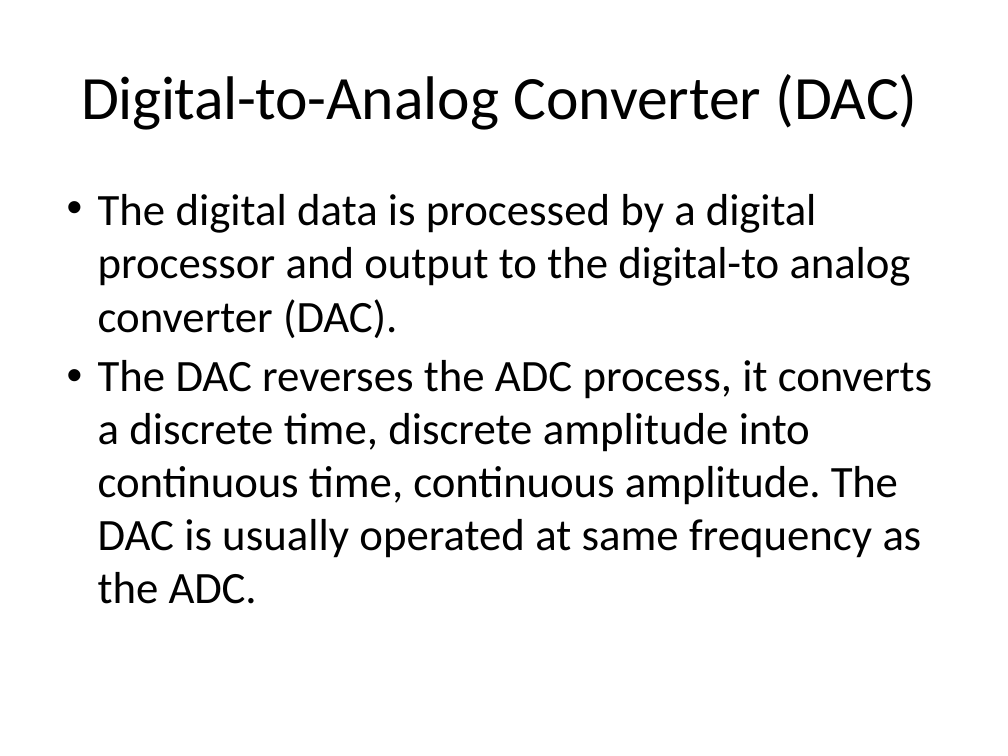
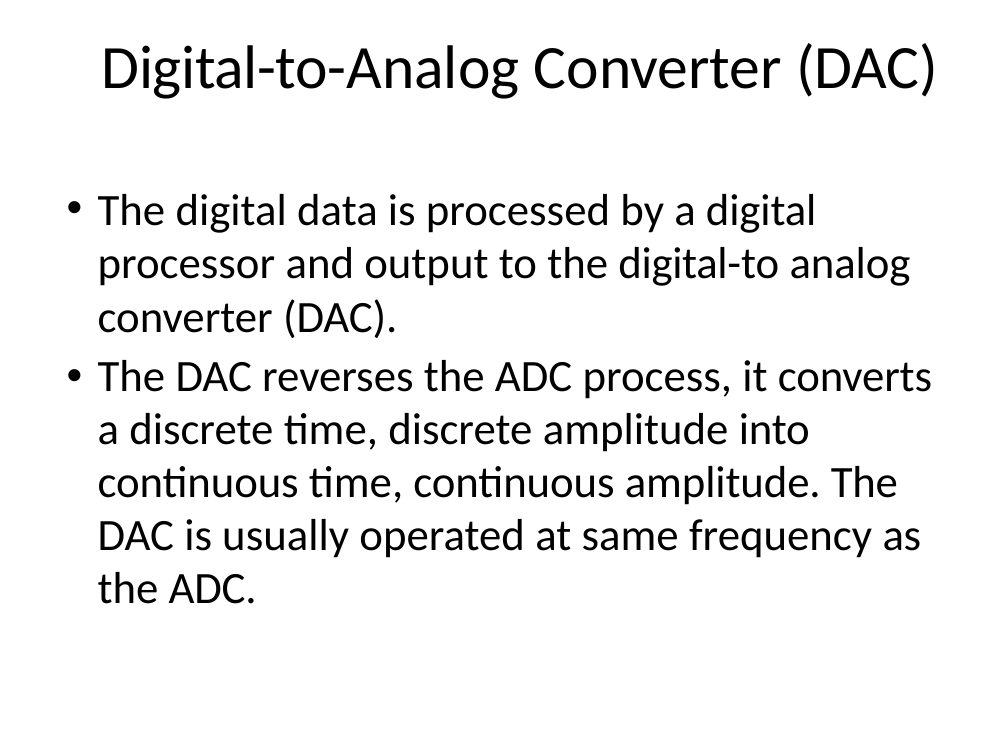
Before and after one commit to Syedshajib55/Computer-Interfacing, a slide deck: slide 28 of 3 Interfacing data conversion.pptx (slide 24 before the commit). Drawn at 1008x756 pixels with LibreOffice and Linux fonts; fonts in the diff are those of the drawing. Boxes give left, top, right and bottom in pixels: in the first picture for what was removed or moved away, otherwise in the second. Text is boxed around its words. In the diff, an @@ line names an element or a change of style, - is before the commit and + after.

```diff
--- a/3 Interfacing data conversion.pptx
+++ b/3 Interfacing data conversion.pptx
@@ title "Digital-to-Analog Converter (DAC)": place and size @@
-title "Digital-to-Analog Converter (DAC)" at [81,74,918,130]
+title "Digital-to-Analog Converter (DAC)" at [102,43,938,99]
```
Also in this commit, not shown: 12 other slides changed, 5 slides added, 2 other files.
